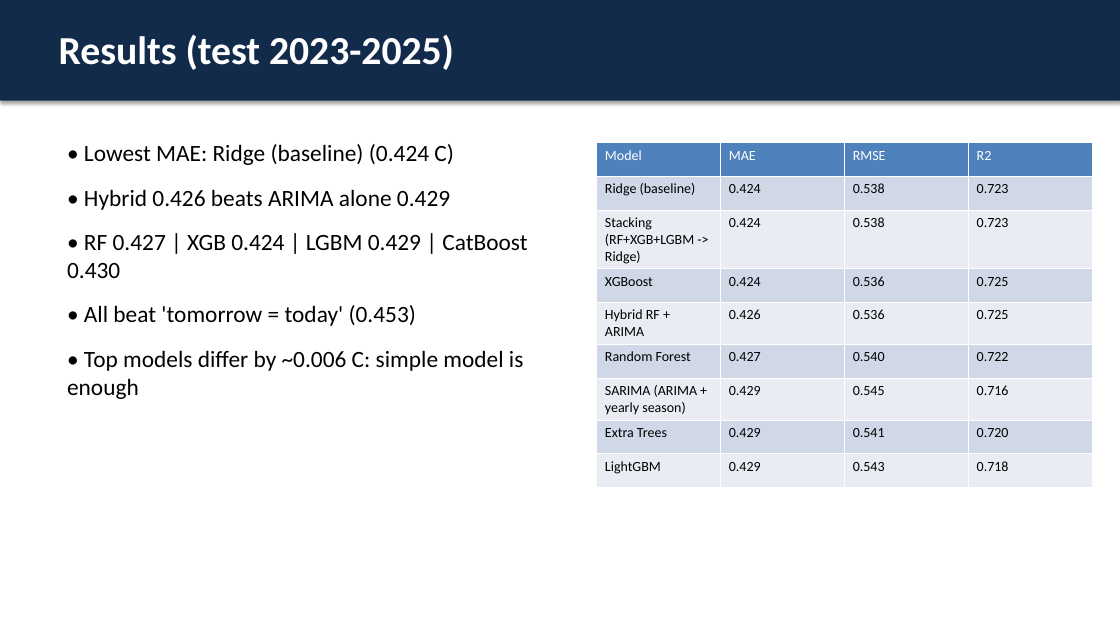
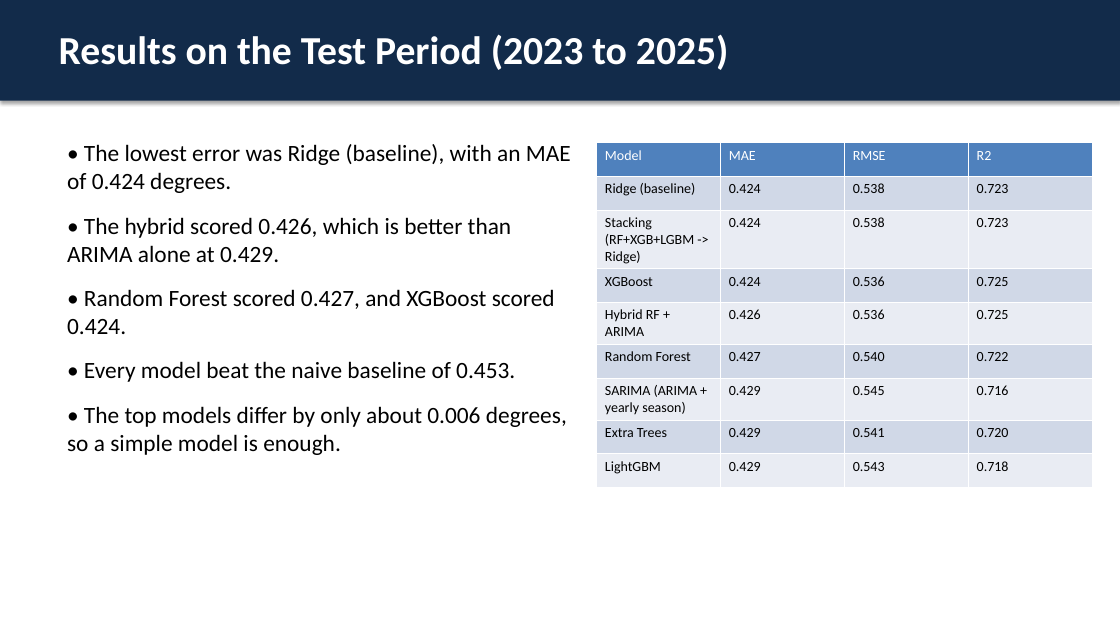
Before and after one commit to Dimashi2002/ensemble-learning-dashboard-lk, a slide deck: slide 4 of slides/Presentation.pptx. Drawn at 1120x630 pixels with LibreOffice and Linux fonts; fonts in the diff are those of the drawing. Boxes give left, top, right and bottom in pixels: in the first picture for what was removed or moved away, otherwise in the second. Text is boxed around its words. In the diff, an @@ line names an element or a change of style, - is before the commit and + after.

```diff
--- a/slides/Presentation.pptx
+++ b/slides/Presentation.pptx
@@ text at box(59, 34, 729, 70): text changed @@
-Results (test 2023-2025)
+Results on the Test Period (2023 to 2025)
@@ text at box(67, 144, 571, 455): text changed @@
-• Lowest MAE: Ridge (baseline) (0.424 C)
-• Hybrid 0.426 beats ARIMA alone 0.429
-• RF 0.427 | XGB 0.424 | LGBM 0.429 | CatBoost 0.430
-• All beat 'tomorrow = today' (0.453)
-• Top models differ by ~0.006 C: simple model is enough
+• The lowest error was Ridge (baseline), with an MAE of 0.424 degrees.
+• The hybrid scored 0.426, which is better than ARIMA alone at 0.429.
+• Random Forest scored 0.427, and XGBoost scored 0.424.
+• Every model beat the naive baseline of 0.453.
+• The top models differ by only about 0.006 degrees, so a simple model is enough.
```
Also in this commit, not shown: 4 other slides changed, 2 other files.
